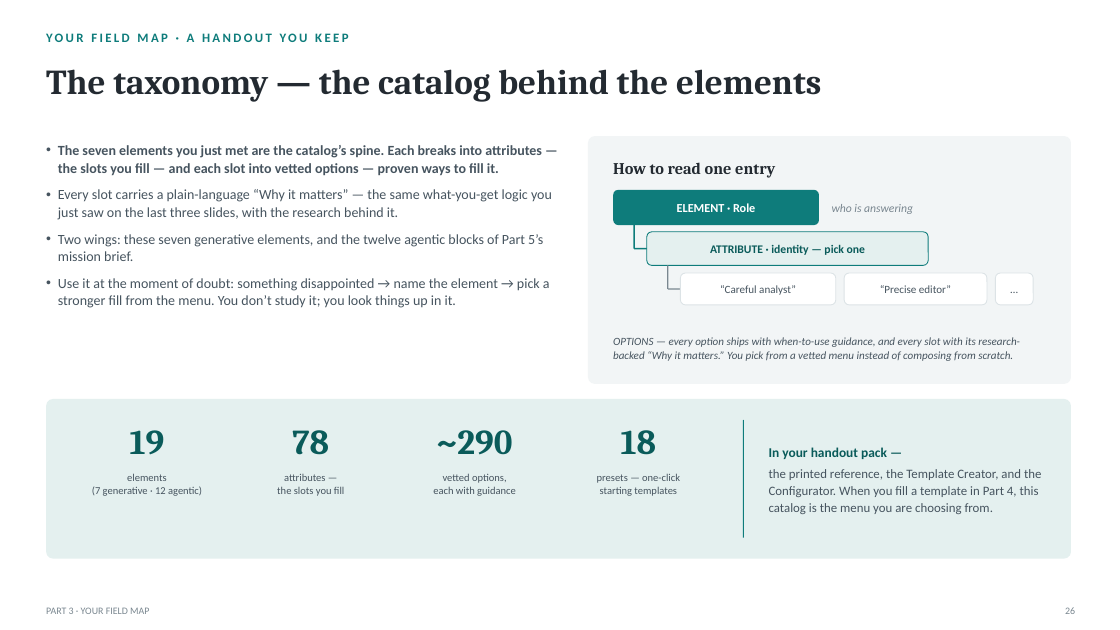
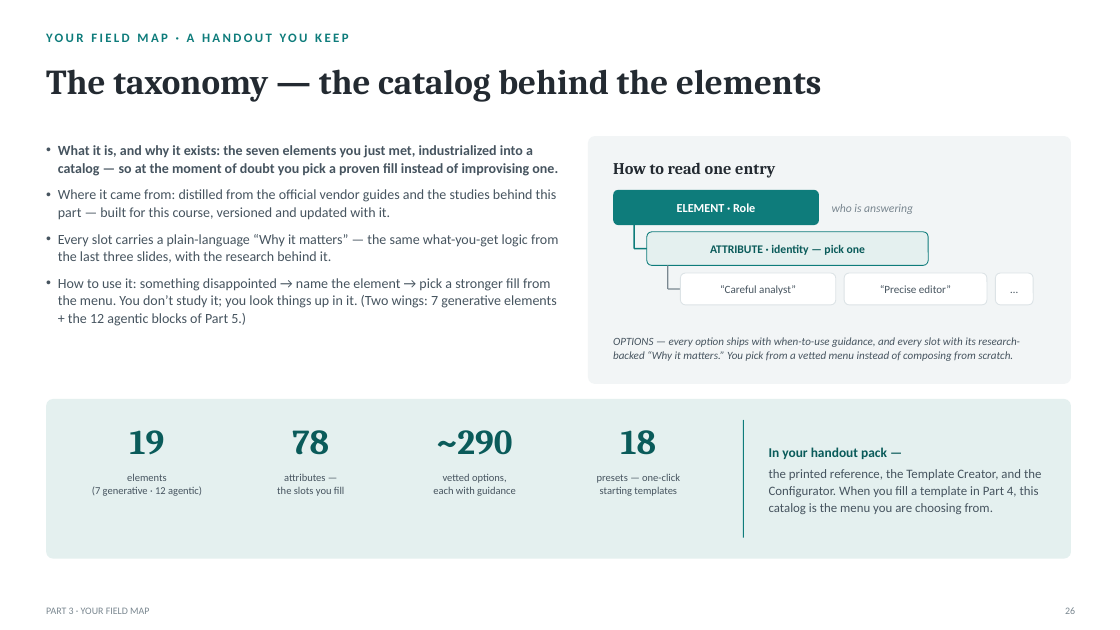
Before and after one commit to naviero1/Claude-Works, a slide deck: slide 26 of ai-training-prompt-engineering/deliverables/From_Prompts_to_Agents_Training.pptx. Drawn at 1120x630 pixels with LibreOffice and Linux fonts; fonts in the diff are those of the drawing. Boxes give left, top, right and bottom in pixels: in the first picture for what was removed or moved away, otherwise in the second. Text is boxed around its words. In the diff, an @@ line names an element or a change of style, - is before the commit and + after.

```diff
--- a/ai-training-prompt-engineering/deliverables/From_Prompts_to_Agents_Training.pptx
+++ b/ai-training-prompt-engineering/deliverables/From_Prompts_to_Agents_Training.pptx
@@ text at (x1=58, y1=145, x2=558, y2=326): text changed @@
-• The seven elements you just met are the catalog’s spine. Each breaks into attributes — the slots you fill — and each slot into vetted options — proven ways to fill it.
-• Every slot carries a plain-language “Why it matters” — the same what-you-get logic you just saw on the last three slides, with the research behind it.
-• Two wings: these seven generative elements, and the twelve agentic blocks of Part 5’s mission brief.
-• Use it at the moment of doubt: something disappointed → name the element → pick a stronger fill from the menu. You don’t study it; you look things up in it.
+• What it is, and why it exists: the seven elements you just met, industrialized into a catalog — so at the moment of doubt you pick a proven fill instead of improvising one.
+• Where it came from: distilled from the official vendor guides and the studies behind this part — built for this course, versioned and updated with it.
+• Every slot carries a plain-language “Why it matters” — the same what-you-get logic from the last three slides, with the research behind it.
+• How to use it: something disappointed → name the element → pick a stronger fill from the menu. You don’t study it; you look things up in it. (Two wings: 7 generative elements + the 12 agentic blocks of Part 5.)
```
Also in this commit, not shown: 46 other slides changed, 3 slides added, 3 slides removed, 41 other files.
